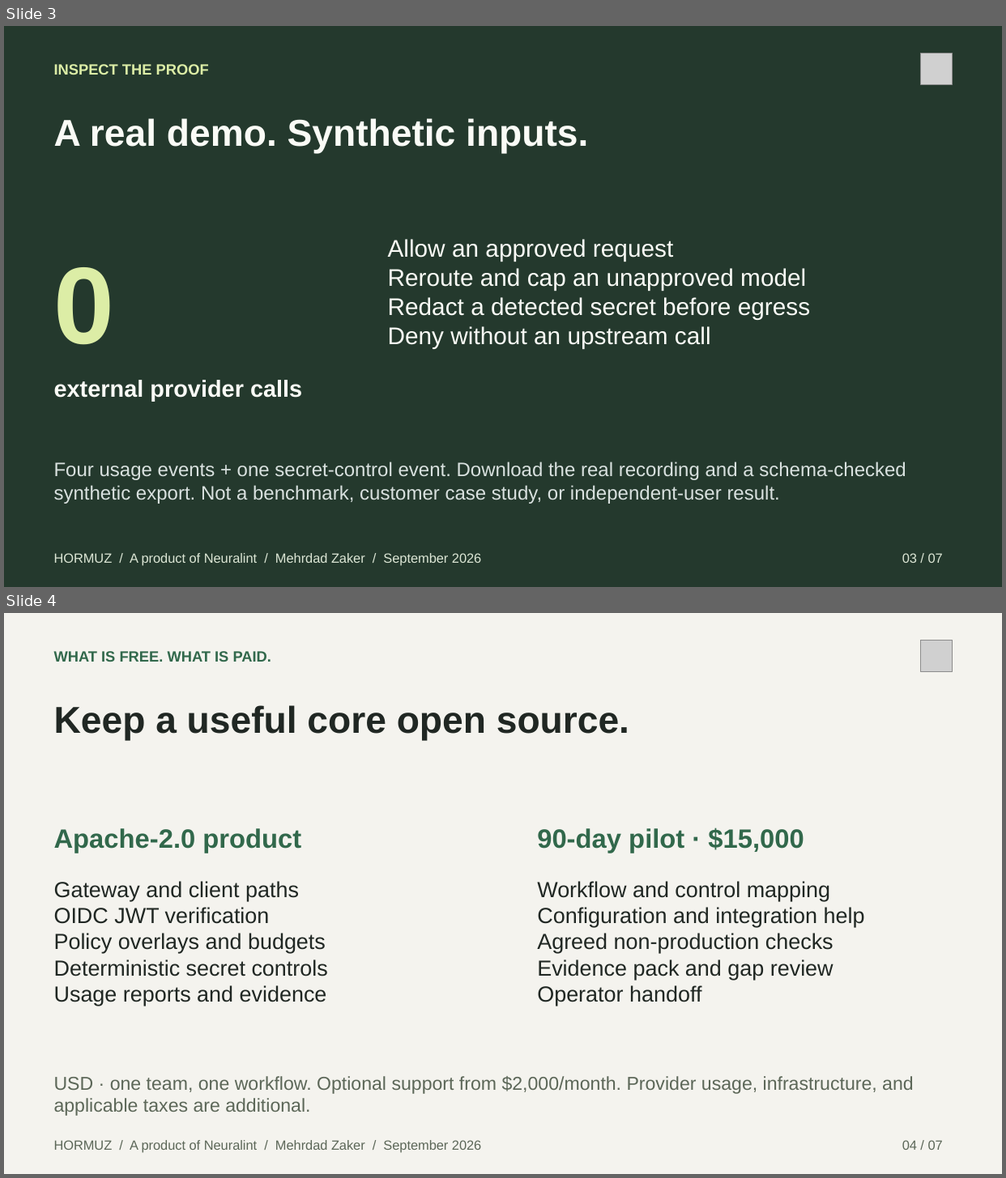
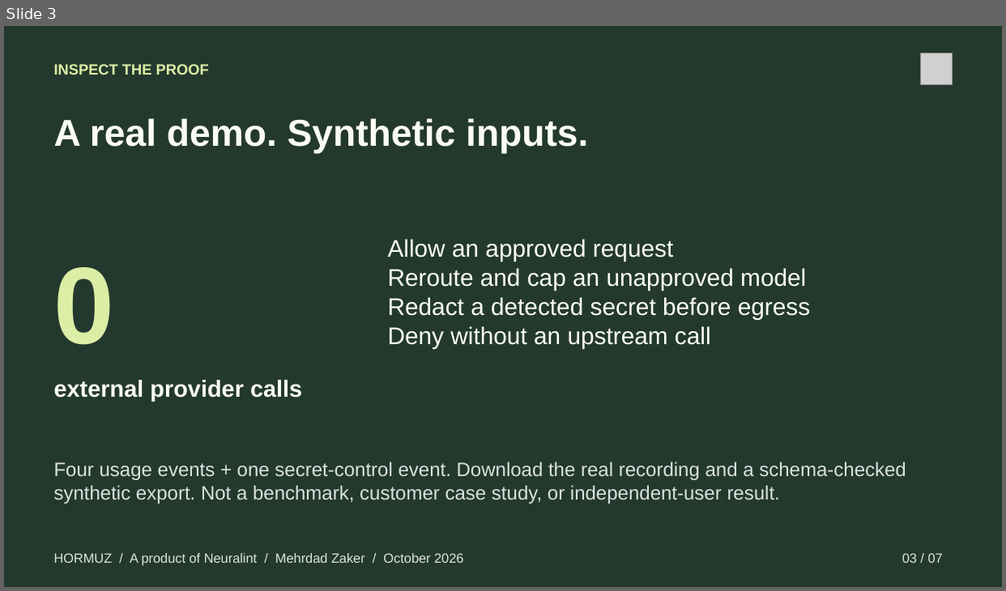
Before and after one commit to Xpounder-com/hormuz, a slide deck: website/public/downloads/hormuz-buyer-briefing.pptx. Shown one above the other, each under a label of ours: slides 3 and 4 before the commit, slide 3 after it. The pictures are 1006x1178 and 1006x591 pixels, drawn with LibreOffice and Linux fonts; fonts in the diff are those of the drawing; grey boxes stand for pictures. Boxes give left, top, right and bottom in pixels: in the first picture for what was removed or moved away, otherwise in the second. Text is boxed around its words. In the diff, an @@ line names an element or a change of style, - is before the commit and + after.

Commit message:
Make every Hormuz paid offer payable through the website

```diff
--- a/website/public/downloads/hormuz-buyer-briefing.pptx
+++ b/website/public/downloads/hormuz-buyer-briefing.pptx
@@ slide 4 removed at [4,613,1002,1174], background #F4F3EE @@
@@ text removed at [54,651,271,662] @@
-WHAT IS FREE. WHAT IS PAID.
@@ picture removed at [921,640,953,671] @@
@@ text removed at [54,705,629,740] @@
-Keep a useful core open source.
@@ text removed at [54,828,301,854] @@
-Apache-2.0 product
@@ text removed at [537,828,803,854] @@
-90-day pilot · $15,000
@@ text removed at [54,881,328,1006] @@
-Gateway and client paths
-OIDC JWT verification
-Policy overlays and budgets
-Deterministic secret controls
-Usage reports and evidence
@@ text removed at [537,881,865,1006] @@
-Workflow and control mapping
-Configuration and integration help
-Agreed non-production checks
-Evidence pack and gap review
-Operator handoff
@@ text removed at [54,1076,914,1116] @@
-USD · one team, one workflow. Optional support from $2,000/month. Provider usage, infrastructure, and applicable taxes are additional.
@@ text removed at [54,1140,481,1152] @@
-HORMUZ / A product of Neuralint / Mehrdad Zaker / September 2026
@@ text removed at [902,1140,943,1150] @@
-04 / 07
@@ slide 3 changed as well @@
@@ text at [54,553,463,565]: text changed @@
-HORMUZ / A product of Neuralint / Mehrdad Zaker / September 2026
+HORMUZ / A product of Neuralint / Mehrdad Zaker / October 2026
```
Also in this commit, not shown: 5 other slides changed, 1 slide added, 45 other files.
